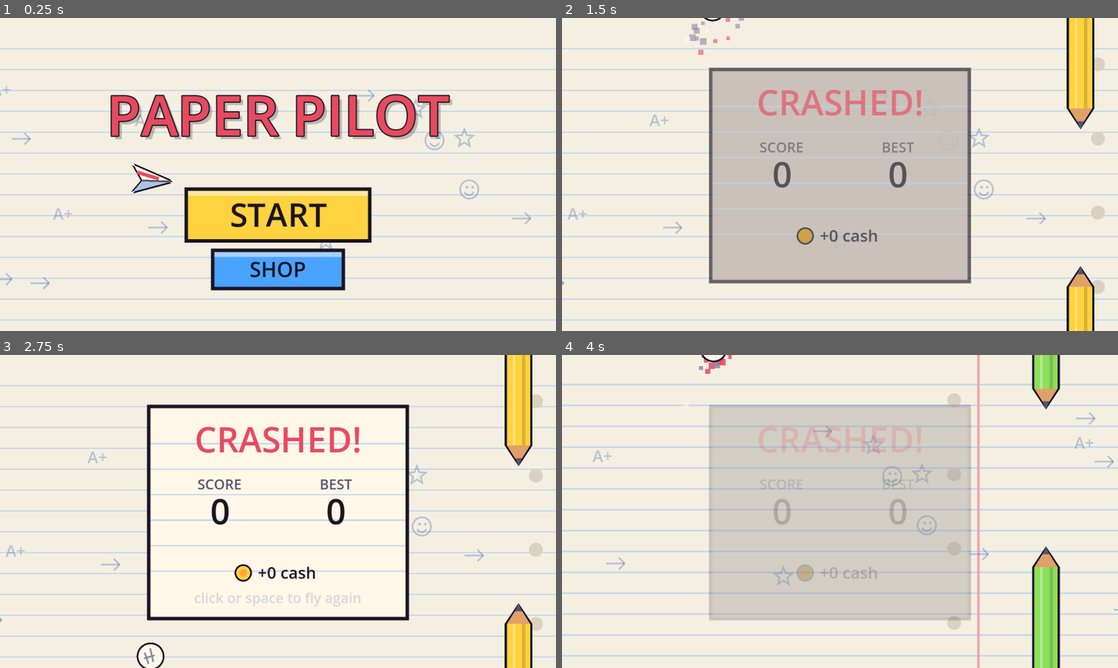
Above: before the commit, frames 1-4 (two rows, left to right).
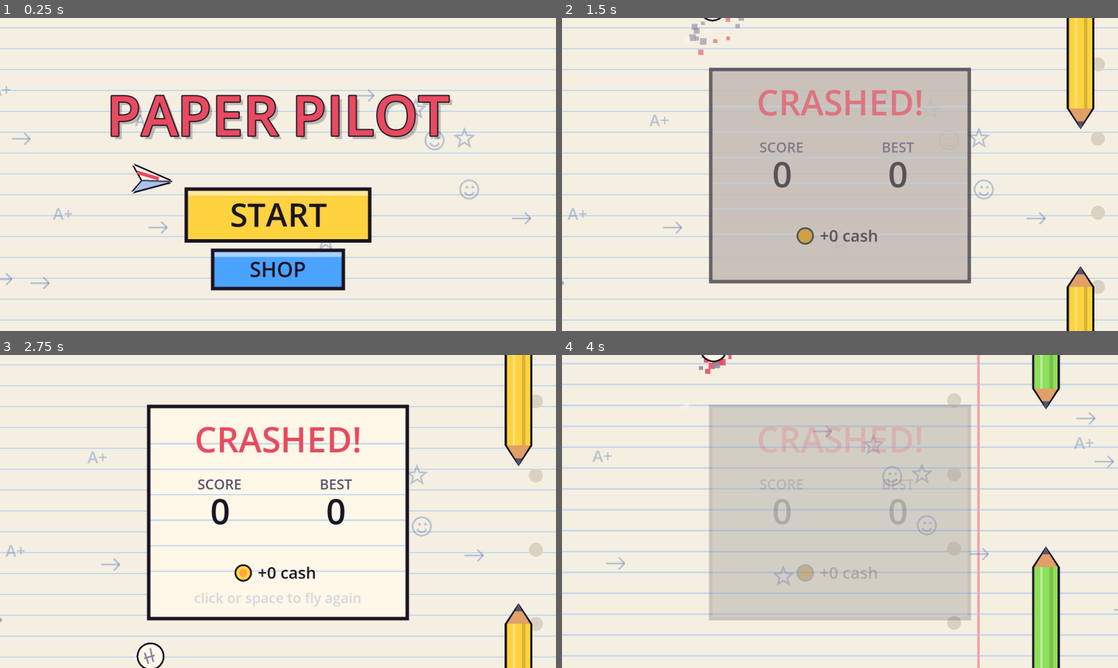
Above: after the commit, the same moments.

Repository: unityguy45/Just-a-classic-normal-game
Game: Godot game, scene res://main.tscn
Same seed, same stepped clock (60 frames per second), same inputs: the game is played once before the commit and once after it.
Inputs (mouse positions are in pixels of both pictures, inside the frame that each line leads up to):
- Up to frame 1 (0.25 s): no input
- Up to frame 2 (1.5 s): tap Enter at 0.5, 1.35 s; move the mouse to (812, 237) at 0.52 s; hold Up from 0.53 s (still down); tap Z at 0.6 s; click (812, 237) at 0.67 s; tap Space at 0.77, 1.07 s; move the mouse to (1006, 221) at 1.27 s
- Up to frame 3 (2.75 s): tap Space at 1.52, 1.82 s; move the mouse to (111, 464) at 2.02 s; release Up at 2.03 s; hold Left from 2.03 s (still down); tap P at 2.1 s
- Up to frame 4 (4 s): tap Space at 2.75, 3.02, 3.32, 3.77 s; move the mouse to (867, 511) at 2.77 s; tap M at 2.85 s; click (867, 511) at 2.92 s; move the mouse to (756, 433) at 3.52 s; release Left at 3.53 s; hold Down from 3.53 s (still down); tap Alt at 3.6 s

The runs differ from the first frame. In frame 1, 0.4% of the frame differs, in the area x 0-100%, y 2-4%; in frame 2, 0.4%; in frame 3, 0.4%; in frame 4, 0.6%.

Commit message:
Boss Fight
Added a boss fight

Diff:
--- a/just-a-classic-game/Script/paper_pilot.gd
+++ b/just-a-classic-game/Script/paper_pilot.gd
@@ -27,6 +27,17 @@
 const SHOP_X := 25.0
 const SHOP_Y := 52.0
 const TILE := Vector2(100, 78)
+const ZOOM_OUT := 0.58
+const FOCUS_Y := 50.0
+const SHIP_LOW := -128.0
+const LOCK_TIME := 1.6
+const M_SPEED := 165.0
+const M_TURN := 2.3
+const NAVY := Color("2c3e72")
+const SHIP_HP := 8
+const CANNON_X := [55.0]
+const SILO_X := [-72.0, -32.0, 8.0]
+const NAVY_DARK := Color("1c2850")
 
 var state := "menu"
 var plane_y := H / 2.0
@@ -62,6 +73,31 @@
 var skin := 0
 var coin_pops: Array = []
 var shop_msg := ""
+var policing := false
+var police_amt := 0.0
+var ship_in := 0.0
+var cannon_t := 0.0
+var cannon_angs: Array = [PI / 2.0]
+var fire_q: Array = [-1.0]
+var burst_left := 0
+var booms: Array = []
+var ship_hp := 0
+var ship_flash := 0.0
+var sink_t := 0.0
+var boom_t := 0.0
+var boss_lag := 1.0
+var fx: Array = []
+var police_msg_wait := false
+var shots_left := 0
+var volleys_left := 0
+var bay_open := 0.0
+var lock_t := 0.0
+var missiles: Array = []
+var shells: Array = []
+var npc_msg := ""
+var npc_t := 0.0
+var mass_done := false
+var view := Transform2D.IDENTITY
 var shop_msg_t := 0.0
 var massing := false
 var mass_amt := 0.0
@@ -110,6 +146,25 @@
 	massing = false
 	mass_amt = 0.0
 	erasers.clear()
+	policing = false
+	police_amt = 0.0
+	ship_in = 0.0
+	bay_open = 0.0
+	lock_t = 0.0
+	fire_q = [-1.0]
+	booms.clear()
+	fx.clear()
+	police_msg_wait = false
+	ship_hp = SHIP_HP
+	boss_lag = 1.0
+	ship_flash = 0.0
+	sink_t = 0.0
+	burst_left = 0
+	missiles.clear()
+	shells.clear()
+	npc_msg = ""
+	npc_t = 0.0
+	mass_done = false
 	eraser_t = 1.5
 	since_riser = 0.0
 	var x := W + 40.0
@@ -182,7 +237,8 @@
 			state = "play"
 			_flap()
 		"play":
-			_flap()
+			if lock_t <= 0.0:
+				_flap()
 		"over":
 			if over_t > 0.6:
 				_reset()
@@ -210,6 +266,14 @@
 	if not paused:
 		msg_t = maxf(0.0, msg_t - delta)
 	if paused:
+		queue_redraw()
+		return
+	npc_t += delta
+	if lock_t > 0.0 and state == "play":
+		lock_t -= delta
+		if lock_t <= 0.0:
+			_play("crash", 0.6)
+			shake = 0.3
 		queue_redraw()
 		return
 	var sp := 60.0
@@ -226,6 +290,9 @@
 	fog_amt = move_toward(fog_amt, ftarget, delta * 0.5)
 	var mtarget := 1.0 if massing and (state == "play" or state == "over") else 0.0
 	mass_amt = move_toward(mass_amt, mtarget, delta * 1.5)
+	var ptarget := 1.0 if policing and (state == "play" or state == "over") else 0.0
+	police_amt = move_toward(police_amt, ptarget, delta * 0.8)
+	ship_in = move_toward(ship_in, ptarget, delta * 0.6)
 	if rain_amt > 0.0:
 		var want := int(rain_amt * 140.0)
 		while drops.size() < want:
@@ -255,6 +322,20 @@
 		p[1] *= 0.92
 		p[2] -= delta
 	parts = parts.filter(func(p): return p[2] > 0.0)
+	for b in booms:
+		b[1] += delta
+	booms = booms.filter(func(b): return b[1] < 0.55)
+	for f in fx:
+		f[2] += delta
+		f[0] += f[1] * delta
+		if f[5] == 1:
+			f[1] = f[1] * 0.94 + Vector2(0, -22.0 * delta)
+		elif f[5] == 0:
+			f[1] = f[1] * 0.9
+	fx = fx.filter(func(f): return f[2] < f[3])
+	ship_flash = maxf(0.0, ship_flash - delta * 4.0)
+	if ship_flash <= 0.0:
+		boss_lag = move_toward(boss_lag, float(maxi(ship_hp, 0)) / SHIP_HP, delta * 0.5)
 	for p in pops:
 		p[0].y -= 30.0 * delta
 		p[2] -= delta
@@ -272,19 +353,25 @@
 		p[0] -= sp * delta
 		if p[5]:
 			p[6] += delta * 1.6
-		if p[7] == 2 and p[0] < PLANE_X + 230:
+		if (p[7] == 2 or p[7] == 4) and p[0] < PLANE_X + 250:
 			p[9] = move_toward(p[9], p[10], 170.0 * delta)
-	while pencils.back()[0] < W + 40:
+	while pencils.back()[0] < _view_right() + 40:
 		var last: Array = pencils.back()
 		if massing:
 			if last[7] == 0:
 				_add_row(last[0] + _spacing())
 			else:
 				_add_row(last[0] + PENCIL_W + 2)
+		elif policing:
+			if last[7] == 0:
+				_add_floor(last[0] + _spacing())
+			else:
+				_add_floor(last[0] + PENCIL_W + 2)
 		else:
 			_add_pencil(last[0] + (_spacing() if last[7] == 0 else _spacing() + 20))
 	_update_erasers(delta, sp)
-	if pencils[0][0] < -60:
+	_update_police(delta)
+	if pencils[0][0] < _view_left() - 60:
 		pencils.pop_front()
 	vel += GRAVITY * (1.0 + 0.5 * rain_amt) * delta
 	vel = minf(vel, 520.0 + 120.0 * rain_amt)
@@ -292,7 +379,7 @@
 	for p in pencils:
 		if not p[3] and p[0] + PENCIL_W < PLANE_X - 10:
 			p[3] = true
-			if p[7] == 1:
+			if p[7] == 1 or p[7] == 3:
 				continue
 			score += 1
 			_play("point", 1.0 + (score % 5) * 0.06)
@@ -303,17 +390,222 @@
 				_play("level", 1.0)
 				pops.append([Vector2(W / 2.0, H / 2.0 - 40), "%d!" % score, 1.0])
 			_rain_check()
-	if plane_y > H - 6 or plane_y < 4:
+	if plane_y > H - 6 or plane_y < _ceiling():
 		_crash()
 		return
 	for p in pencils:
 		if _hit(p):
+			_crash()
+			return
+	for m in missiles:
+		if m[0].distance_to(Vector2(PLANE_X, plane_y)) < 11.0:
+			_crash()
+			return
+	for sh in shells:
+		if sh[0].distance_to(Vector2(PLANE_X, plane_y)) < 8.0:
 			_crash()
 			return
 	for e in erasers:
 		if e[4] <= 0.0 and e[0].distance_to(Vector2(PLANE_X, plane_y)) < 13.0:
 			_crash()
 			return
+
+
+func _add_floor(x: float) -> void:
+	var col: Color = [YELLOW, BLUE, PINK, LIME, ORANGE].pick_random()
+	since_riser += PENCIL_W + 2
+	var kind := 3
+	var ext := 0.0
+	if since_riser > 130.0 and (randf() < 0.13 or since_riser > 250.0):
+		kind = 4
+		ext = randf_range(50.0, 110.0)
+		since_riser = 0.0
+	pencils.append([x, H / 2.0, 0.0, false, col, false, 0.0, kind, 1, 0.0, ext])
+
+
+func _zoom() -> float:
+	return lerpf(1.0, ZOOM_OUT, smoothstep(0.0, 1.0, police_amt))
+
+
+func _view_right() -> float:
+	return W / 2.0 + W / 2.0 / _zoom()
+
+
+func _view_left() -> float:
+	return W / 2.0 - W / 2.0 / _zoom()
+
+
+func _ship_bottom() -> float:
+	return SHIP_LOW - (1.0 - smoothstep(0.0, 1.0, ship_in)) * 150.0
+
+
+func _ceiling() -> float:
+	return lerpf(4.0, SHIP_LOW + 6.0, smoothstep(0.0, 1.0, police_amt))
+
+
+func _cannon_pos(i: int) -> Vector2:
+	return Vector2(CANNON_X[i], _ship_bottom() + 2)
+
+
+func _bay_pos(i: int) -> Vector2:
+	return Vector2(SILO_X[i], _ship_bottom() - 13)
+
+
+func _blocked(pos: Vector2) -> bool:
+	if pos.y > H - EDGE:
+		return true
+	for p in pencils:
+		if pos.x + 4 > p[0] and pos.x - 4 < p[0] + PENCIL_W:
+			var b := _bounds(p)
+			if pos.y < b.x or pos.y > b.y:
+				return true
+	return false
+
+
+func _update_police(delta: float) -> void:
+	if police_msg_wait:
+		for p in pencils:
+			if p[7] >= 3 and p[0] < PLANE_X:
+				police_msg_wait = false
+				npc_msg = "This is the Sky Police! You are flying illegally. Land now or be destroyed!"
+				npc_t = 0.0
+				break
+	for i in CANNON_X.size():
+		var cpos := _cannon_pos(i)
+		var aim := Vector2(PLANE_X, plane_y) - cpos
+		if fire_q[i] < 0.0:
+			cannon_angs[i] = lerp_angle(cannon_angs[i], aim.angle(), clampf(5.0 * delta, 0.0, 1.0))
+		if fire_q[i] >= 0.0:
+			fire_q[i] -= delta
+			if fire_q[i] < 0.0:
+				var dir := Vector2.from_angle(cannon_angs[i])
+				shells.append([cpos + dir * 24.0, dir * 165.0])
+				_play("crash", 2.2)
+				parts.append([cpos + dir * 24.0, Vector2.ZERO, 0.2, 0.2, ORANGE, 9.0])
+				burst_left -= 1
+				if burst_left > 0:
+					fire_q[i] = 0.22
+	if policing and volleys_left > 0 and ship_in > 0.97:
+		if shots_left > 0:
+			bay_open = move_toward(bay_open, 0.0, delta * 1.5)
+			cannon_t -= delta
+			if cannon_t <= 0.0:
+				cannon_t = randf_range(2.4, 3.0)
+				shots_left -= 1
+				fire_q[0] = 1.0
+				burst_left = 1
+				cannon_angs[0] = (Vector2(PLANE_X, plane_y) - _cannon_pos(0)).angle()
+		else:
+			bay_open = move_toward(bay_open, 1.0, delta * 1.5)
+			if bay_open >= 1.0 and missiles.is_empty():
+				_start_lock()
+	else:
+		bay_open = move_toward(bay_open, 0.0, delta * 1.5)
+	var keep: Array = []
+	for sh in shells:
+		sh[0] += sh[1] * delta
+		if _blocked(sh[0]) or sh[0].x < _view_left() - 20 or sh[0].y > H + 40:
+			if sh[0].y < H + 30:
+				_boom(sh[0], 8.0)
+			continue
+		keep.append(sh)
+	shells = keep
+	var mk: Array = []
+	for m in missiles:
+		var pos: Vector2 = m[0]
+		var v: Vector2 = m[1]
+		var want := (Vector2(PLANE_X, plane_y) - pos).angle()
+		var ang := v.angle()
+		ang += clampf(wrapf(want - ang, -PI, PI), -M_TURN * delta, M_TURN * delta)
+		m[1] = Vector2.from_angle(ang) * M_SPEED
+		m[0] = pos + m[1] * delta
+		m[2] -= delta
+		var back := Vector2.from_angle(m[1].angle() + PI)
+		fx.append([pos + back * 8.0, back * 12.0 + Vector2(randf_range(-6, 6), randf_range(-6, 6)), 0.0, randf_range(0.7, 1.0), randf_range(2.5, 3.5), 1])
+		if m[2] < 5.8 and m[0].y < _ship_bottom() + 2.0 and m[0].x > -160.0 and m[0].x < 450.0 and ship_hp > 0:
+			_boom(m[0], 28.0)
+			_ship_hit()
+			continue
+		if _blocked(m[0]) or m[2] <= 0.0:
+			_boom(m[0])
+			continue
+		mk.append(m)
+	missiles = mk
+	if sink_t > 0.0:
+		sink_t -= delta
+		boom_t -= delta
+		if boom_t <= 0.0:
+			boom_t = 0.12
+			_boom(Vector2(randf_range(-90, 420), _ship_bottom() - randf_range(0, 30)), randf_range(14, 26))
+	if policing and volleys_left <= 0 and missiles.is_empty():
+		policing = false
+		npc_msg = "Out of ammo... Don't worry, we'll get 'em next time."
+		npc_t = 0.0
+		_earn(25)
+
+
+func _boom(pos: Vector2, size: float = 14.0) -> void:
+	booms.append([pos, 0.0, size])
+	shake = maxf(shake, 0.15 + size * 0.008)
+	_play("crash", 1.5)
+	var sc := size / 14.0
+	for i in int(9 * sc) + 3:
+		var a := randf() * TAU
+		fx.append([pos + Vector2.from_angle(a) * randf_range(0, 6) * sc, Vector2.from_angle(a) * randf_range(20, 70) * sc, 0.0, randf_range(0.35, 0.6), randf_range(4, 8) * sc, 0])
+	for i in int(6 * sc) + 2:
+		var a2 := randf() * TAU
+		fx.append([pos + Vector2.from_angle(a2) * randf_range(2, 10) * sc, Vector2.from_angle(a2) * randf_range(10, 35) * sc + Vector2(0, -15), 0.0, randf_range(0.8, 1.3), randf_range(4, 7) * sc, 1])
+	for i in int(10 * sc) + 4:
+		var a3 := randf() * TAU
+		fx.append([pos, Vector2.from_angle(a3) * randf_range(120, 260), 0.0, randf_range(0.2, 0.4), 2.0, 2])
+	for i in int(6 * sc):
+		var a4 := randf() * TAU
+		parts.append([pos, Vector2.from_angle(a4) * randf_range(60, 150), 0.6, 0.6, [INK, GREY_DARK].pick_random(), randf_range(2, 4)])
+
+
+func _ship_hit() -> void:
+	ship_hp -= 1
+	ship_flash = 1.0
+	if ship_hp == SHIP_HP - 1:
+		npc_msg = "Hey! Watch where you're pointing those!"
+		npc_t = 0.0
+	if ship_hp <= 0 and policing:
+		policing = false
+		sink_t = 1.8
+		missiles.clear()
+		shells.clear()
+		npc_msg = "Mayday! Mayday! We're hit! Retreat, retreat!"
+		npc_t = 0.0
+		flash = 1.0
+		_earn(50)
+
+
+func _start_lock() -> void:
+	volleys_left -= 1
+	shots_left = randi_range(3, 5)
+	cannon_t = 2.2
+	lock_t = LOCK_TIME
+	_play("level", 0.6)
+	var target := Vector2(PLANE_X, plane_y)
+	var n := 3 + (2 - volleys_left) * 2
+	for i in n:
+		var bp := _bay_pos(i % SILO_X.size())
+		var direct := (target - bp).angle()
+		var angs: Array = [direct, randf_range(-0.25, 0.3), randf_range(0.5, 1.0), randf_range(1.2, 1.5), direct - 0.5]
+		var v := Vector2.from_angle(angs[i % angs.size()] + randf_range(-0.15, 0.15) * float(i / angs.size())) * M_SPEED
+		var path := PackedVector2Array()
+		var sp := bp
+		var sv := v
+		for k in 160:
+			path.append(sp)
+			var a := sv.angle()
+			a += clampf(wrapf((target - sp).angle() - a, -PI, PI), -M_TURN / 30.0, M_TURN / 30.0)
+			sv = Vector2.from_angle(a) * M_SPEED
+			sp += sv / 30.0
+			if sp.distance_to(target) < 8.0 or sp.y > H - EDGE:
+				path.append(sp)
+				break
+		missiles.append([bp, v, 6.5, path])
 
 
 func _add_row(x: float) -> void:
@@ -361,16 +653,32 @@
 			raining = true
 		elif pending == "fog":
 			fogging = true
+		elif pending == "police":
+			policing = true
+			since_riser = 0.0
+			volleys_left = 3
+			shots_left = randi_range(3, 5)
+			cannon_t = 2.5
 		else:
 			massing = true
+			mass_done = true
 			since_riser = 0.0
 			rain_left = randi_range(8, 12)
 			flash = 1.0
 			shake = 0.4
 		pending = ""
 		return
+	if policing:
+		return
 	var nxt := score + 1
-	if nxt == 50 and not massing:
+	if nxt == 10:
+		raining = false
+		fogging = false
+		massing = false
+		pending = "police"
+		police_msg_wait = true
+		return
+	if nxt >= 50 and not mass_done and not massing:
 		raining = false
 		fogging = false
 		pending = "mass"
@@ -403,6 +711,11 @@
 
 
 func _bounds(p: Array) -> Vector2:
+	if p[7] >= 3:
+		var fb := H - EDGE
+		if p[7] == 4:
+			fb -= p[9]
+		return Vector2(-9999.0, fb)
 	if p[7] != 0:
 		var top := EDGE
 		var bot := H - EDGE
@@ -447,48 +760,88 @@
 	_save_best()
 
 
+func _wt(pos: Vector2, rot: float) -> void:
+	draw_set_transform_matrix(view * Transform2D(rot, pos))
+
+
 func _draw() -> void:
+	var z := _zoom()
+	var focus := Vector2(W / 2.0, lerpf(H / 2.0, FOCUS_Y, smoothstep(0.0, 1.0, police_amt)))
+	view = Transform2D(0.0, Vector2(z, z), 0.0, Vector2(W / 2.0, H / 2.0) - focus * z)
 	var so := Vector2(randf_range(-1, 1), randf_range(-1, 1)) * shake * shake * 8.0
-	draw_set_transform(so)
-	draw_rect(Rect2(-20, -20, W + 40, H + 40), PAPER)
-	var ry := 26.0
-	while ry < H + 20:
-		draw_rect(Rect2(-20, ry, W + 40, 1), RULE)
+	_wt(so, 0.0)
+	draw_rect(Rect2(-500, -500, W + 1000, H + 1000), PAPER)
+	var ry := 26.0 - 18.0 * 30.0
+	while ry < H + 140:
+		draw_rect(Rect2(-300, ry, W + 600, 1), RULE)
 		ry += 18.0
 	var mx := fposmod(60.0 - scroll, W + 120.0) - 60.0
-	draw_rect(Rect2(mx, -20, 2, H + 40), MARGIN)
+	draw_rect(Rect2(mx, -500, 2, H + 1000), MARGIN)
 	for i in 4:
 		draw_circle(Vector2(mx - 20, 40 + i * 64), 6, Color("d9d2c0"))
 	for d in doodles:
 		_doodle(d[0], d[1])
 	if state != "menu":
 		for p in pencils:
-			if p[0] > -60 and p[0] < W + 20:
+			if p[0] > _view_left() - 60 and p[0] < _view_right() + 20:
 				_pencil(p)
 	for p in parts:
 		var a: float = p[2] / p[3]
 		draw_rect(Rect2(p[0] - Vector2.ONE * p[5] / 2.0, Vector2.ONE * p[5]), Color(p[4], a))
+	for f in fx:
+		if f[5] == 1:
+			var k1: float = f[2] / f[3]
+			var r1: float = f[4] * (0.7 + k1 * 1.3)
+			draw_circle(f[0], r1 + 1.2, Color(INK, 0.25 * (1.0 - k1)))
+			draw_circle(f[0], r1, Color(Color("cfc9bb"), 0.75 * (1.0 - k1)))
+	for b in booms:
+		var k: float = b[1] / 0.55
+		var sz: float = b[2]
+		if k < 0.25:
+			draw_circle(b[0], sz * (1.2 + k * 2.0), Color(WHITE, 0.9 * (1.0 - k * 4.0)))
+		draw_arc(b[0], sz * (0.8 + k * 2.4), 0.0, TAU, 32, Color(INK, 0.7 * (1.0 - k)), 2.5 * (1.0 - k) + 0.5)
+	for f in fx:
+		var k2: float = f[2] / f[3]
+		if f[5] == 0:
+			var r2: float = f[4] * (1.0 - k2 * 0.7)
+			var col: Color = YELLOW.lerp(ORANGE, minf(k2 * 2.0, 1.0)).lerp(RED, maxf(k2 * 2.0 - 1.0, 0.0))
+			draw_circle(f[0], r2 + 1.5, Color(INK, 0.8 * (1.0 - k2)))
+			draw_circle(f[0], r2, Color(col, 1.0 - k2 * 0.5))
+			draw_circle(f[0] + Vector2(-r2 * 0.25, -r2 * 0.25), r2 * 0.45, Color(Color("fff3c0"), 0.8 * (1.0 - k2)))
+		elif f[5] == 2:
+			var tail: Vector2 = f[1] * 0.035
+			draw_line(f[0], f[0] - tail, Color(YELLOW, 1.0 - k2), 2.0)
+			draw_line(f[0], f[0] - tail * 0.4, Color(WHITE, 1.0 - k2), 1.5)
 	for e in erasers:
 		if e[4] > 0.0:
 			_warn_path(e)
 		else:
 			_eraser(e[0], e[2])
+	for sh in shells:
+		draw_circle(sh[0], 5.0, INK)
+		draw_circle(sh[0], 3.5, GREY_DARK)
+	for m in missiles:
+		_missile(m[0], m[1].angle())
+	if ship_in > 0.0:
+		_police_ship()
 	if state != "shop":
 		_plane(Vector2(PLANE_X, plane_y) + so)
+	if lock_t > 0.0:
+		_draw_lock()
 	if rain_amt > 0.0:
-		draw_rect(Rect2(-20, -20, W + 40, H + 40), Color(0.2, 0.25, 0.35, 0.22 * rain_amt))
+		draw_rect(Rect2(-500, -500, W + 1000, H + 1000), Color(0.2, 0.25, 0.35, 0.22 * rain_amt))
 		for d in drops:
 			var dp: Vector2 = d[0]
 			draw_line(dp, dp + Vector2(-d[2] * 0.3, d[2]), Color(0.45, 0.6, 0.85, 0.7 * rain_amt), 1.5)
 	if fog_amt > 0.0:
 		_draw_fog()
-	draw_set_transform(Vector2.ZERO)
 	for p in pops:
 		_text(p[1], p[0], 16 if p[1] == "+1" else 32, BLUE_DARK, true)
 	for c in coin_pops:
 		var ca := clampf(c[2], 0.0, 1.0)
 		_coin(c[0] + Vector2(-16, -5), 6.0, ca)
 		_text(c[1], c[0] + Vector2(6, 0), 16, Color(ORANGE, ca), true, 3, Color(INK, ca))
+	draw_set_transform(Vector2.ZERO)
 	if flash > 0.0:
 		draw_rect(Rect2(0, 0, W, H), Color(1, 1, 1, flash * 0.25))
 	match state:
@@ -504,6 +857,7 @@
 			_cash_box()
 			_scenario_box()
 			_caption()
+			_npc_box()
 		"over":
 			_draw_over()
 	if paused:
@@ -515,23 +869,23 @@
 func _plane(base: Vector2) -> void:
 	var rot := clampf(vel / 500.0, -0.5, 0.8)
 	if state == "over":
-		draw_set_transform(base, crash_rot)
+		_wt(base, crash_rot)
 		draw_circle(Vector2.ZERO, 12, INK)
 		draw_circle(Vector2.ZERO, 10.5, WHITE)
 		draw_line(Vector2(-5, -3), Vector2(3, 2), GREY, 1.5)
 		draw_line(Vector2(-2, 5), Vector2(5, -5), GREY, 1.5)
 		draw_line(Vector2(-6, 3), Vector2(-1, -6), GREY, 1.5)
-		draw_set_transform(Vector2.ZERO)
+		_wt(Vector2.ZERO, 0.0)
 		return
 	var top := PackedVector2Array([Vector2(18, 0), Vector2(-15, -13), Vector2(-7, 0)])
 	var under := PackedVector2Array([Vector2(18, 0), Vector2(-7, 0), Vector2(-15, 10)])
 	for o in [Vector2(-1.5, 0), Vector2(1.5, 0), Vector2(0, -1.5), Vector2(0, 1.5)]:
-		draw_set_transform(base + o, rot)
+		_wt(base + o, rot)
 		draw_colored_polygon(top, INK)
 		draw_colored_polygon(under, INK)
-	draw_set_transform(base, rot)
+	_wt(base, rot)
 	_plane_paint(skin)
-	draw_set_transform(Vector2.ZERO)
+	_wt(Vector2.ZERO, 0.0)
 
 
 func _plane_paint(id: int) -> void:
@@ -571,13 +925,150 @@
 	var top: float = floor(b.x)
 	var bot: float = floor(b.y)
 	var col: Color = p[4]
-	_pencil_body(x, -20.0, top - 18, col)
-	_pencil_tip(x, top - 18, 1)
-	_pencil_body(x, bot + 18, H + 20.0, col)
+	if top > -500.0:
+		_pencil_body(x, -220.0, top - 18, col)
+		_pencil_tip(x, top - 18, 1)
+	_pencil_body(x, bot + 18, H + 160.0, col)
 	_pencil_tip(x, bot + 18, -1)
 	if p[5]:
 		draw_rect(Rect2(x + 6, top - 40, 12, 3), Color(INK, 0.3))
 		draw_rect(Rect2(x + 6, bot + 37, 12, 3), Color(INK, 0.3))
+
+
+func _police_ship() -> void:
+	var b := _ship_bottom()
+	var hull := PackedVector2Array([Vector2(-180, -520), Vector2(450, -520), Vector2(450, b - 34), Vector2(430, b - 10), Vector2(400, b), Vector2(-110, b), Vector2(-160, b - 10), Vector2(-180, b - 34)])
+	var outl := PackedVector2Array()
+	for v in hull:
+		outl.append(v + (v - Vector2(100, b - 120)).normalized() * 3.0)
+	draw_colored_polygon(outl, INK)
+	draw_colored_polygon(hull, NAVY)
+	var dmg := 1.0 - float(ship_hp) / SHIP_HP
+	for i in int(dmg * 8.0):
+		var cx := -60.0 + i * 55.0
+		draw_line(Vector2(cx, b - 2), Vector2(cx + 9, b - 12), INK, 2.0)
+		draw_line(Vector2(cx + 9, b - 12), Vector2(cx + 4, b - 18), INK, 2.0)
+		if randf() < 0.3:
+			parts.append([Vector2(cx + 5, b - 4), Vector2(randf_range(-8, 8), randf_range(10, 30)), 0.5, 0.5, GREY, 4.0])
+	if ship_flash > 0.0:
+		draw_colored_polygon(hull, Color(1, 1, 1, ship_flash * 0.6))
+	draw_rect(Rect2(-160, b - 30, 610, 10), WHITE)
+	for i in 76:
+		if i % 2 == 0:
+			draw_rect(Rect2(-160 + i * 8, b - 30, 8, 5), BLUE_DARK)
+		else:
+			draw_rect(Rect2(-160 + i * 8, b - 25, 8, 5), BLUE_DARK)
+	draw_rect(Rect2(-160, b - 31, 610, 1.5), INK)
+	draw_rect(Rect2(-160, b - 20, 610, 1.5), INK)
+	var on := fmod(t * 3.0, 1.0) < 0.5
+	draw_circle(Vector2(-100, b + 1), 6.0, INK)
+	draw_circle(Vector2(-100, b + 1), 4.5, RED if on else Color("6e2a2a"))
+	draw_circle(Vector2(390, b + 1), 6.0, INK)
+	draw_circle(Vector2(390, b + 1), 4.5, Color("2a3a6e") if on else BLUE)
+	for si in SILO_X.size():
+		var bp := _bay_pos(si)
+		draw_circle(bp, 15.0, INK)
+		draw_circle(bp, 12.5, Color("0c0c14"))
+		var dw := 12.5 * (1.0 - bay_open)
+		draw_rect(Rect2(bp.x - 12.5, bp.y - 12, dw, 24), NAVY_DARK)
+		draw_rect(Rect2(bp.x + 12.5 - dw, bp.y - 12, dw, 24), NAVY_DARK)
+		draw_arc(bp, 14.0, 0.0, TAU, 28, INK, 3.0)
+	for i in CANNON_X.size():
+		var cp := _cannon_pos(i)
+		var ang: float = cannon_angs[i]
+		var dir := Vector2.from_angle(ang)
+		_quad(cp + dir * 13.0, Vector2(26, 11), ang, INK)
+		_quad(cp + dir * 13.0, Vector2(23, 7), ang, GREY_DARK)
+		draw_circle(cp, 11.0, INK)
+		draw_circle(cp, 9.0, GREY)
+		draw_circle(cp, 3.0, INK)
+		if fire_q[i] >= 0.0:
+			var g := 0.5 + 0.5 * sin(t * 30.0)
+			draw_circle(cp + dir * 26.0, 5.0 + g * 2.0, Color(RED, 0.5 + 0.4 * g))
+			var s0 := cp + dir * 26.0
+			var s1 := cp + dir * 700.0
+			var n := dir.orthogonal() * 6.0
+			var blink := 0.55 + 0.45 * sin(t * 18.0)
+			var lane := PackedVector2Array([s0 + n, s1 + n, s1 - n, s0 - n])
+			draw_colored_polygon(lane, Color(RED, 0.12 * blink))
+			lane.append(s0 + n)
+			draw_polyline(lane, Color(RED, 0.9 * blink), 2.0)
+
+
+func _missile(c: Vector2, rot: float) -> void:
+	_quad(c, Vector2(16, 7), rot, INK)
+	_quad(c, Vector2(13, 4.5), rot, WHITE)
+	_quad(c + Vector2(5, 0).rotated(rot), Vector2(4, 4.5), rot, RED)
+	_quad(c + Vector2(-6, 0).rotated(rot), Vector2(4, 10), rot, INK)
+	var fl := 0.6 + 0.4 * sin(t * 40.0)
+	draw_circle(c + Vector2(-10, 0).rotated(rot), 2.5 * fl + 1.0, ORANGE)
+
+
+func _draw_lock() -> void:
+	draw_rect(Rect2(-500, -500, W + 1000, H + 1000), Color(0.42, 0.42, 0.45, 0.6))
+	var prog := clampf(1.0 - lock_t / LOCK_TIME, 0.0, 1.0)
+	var draw_p := clampf(prog * 1.6, 0.0, 1.0)
+	for m in missiles:
+		var path: PackedVector2Array = m[3]
+		var n := int(path.size() * draw_p)
+		var i := 0
+		while i < n - 2:
+			draw_line(path[i], path[i + 2], RED, 2.0)
+			i += 4
+		if n > 1:
+			draw_circle(path[n - 1], 2.5, RED)
+	var c := Vector2(PLANE_X, plane_y)
+	var r := lerpf(34.0, 16.0, minf(prog * 2.0, 1.0))
+	var col := Color(RED, 0.9)
+	draw_arc(c, r, 0.0, TAU, 40, col, 2.0)
+	draw_arc(c, r * 0.35, 0.0, TAU, 20, col, 1.5)
+	for k in 4:
+		var d := Vector2.from_angle(k * PI / 2.0 + t * 0.8)
+		draw_line(c + d * (r * 0.5), c + d * (r + 8.0), col, 2.0)
+	for k in 8:
+		var d2 := Vector2.from_angle(k * PI / 4.0 + PI / 8.0 + t * 0.8)
+		draw_line(c + d2 * (r - 3.0), c + d2 * r, col, 1.5)
+
+
+func _wrap(text: String, width: float, size: int) -> Array:
+	var lines: Array = []
+	var cur := ""
+	for word in text.split(" "):
+		var test := word if cur == "" else cur + " " + word
+		if font.get_string_size(test, HORIZONTAL_ALIGNMENT_LEFT, -1, size).x > width and cur != "":
+			lines.append(cur)
+			cur = word
+		else:
+			cur = test
+	if cur != "":
+		lines.append(cur)
+	return lines
+
+
+func _npc_box() -> void:
+	if npc_msg == "" or npc_t > 6.0:
+		return
+	var a := clampf(minf(npc_t * 4.0, (6.0 - npc_t) * 2.0), 0.0, 1.0)
+	var box := Rect2(10, H - 64 - 30.0 * smoothstep(0.0, 1.0, police_amt), W - 20, 54)
+	draw_rect(box.grow(2), Color(INK, a))
+	draw_rect(box, Color(WHITE, a))
+	var pr := Rect2(box.position + Vector2(6, 6), Vector2(42, 42))
+	draw_rect(pr.grow(2), Color(INK, a))
+	draw_rect(pr, Color("cfe0f5", a))
+	var hc := pr.position + Vector2(21, 17)
+	draw_rect(Rect2(pr.position + Vector2(8, 26), Vector2(26, 16)), Color(NAVY, a))
+	draw_circle(pr.position + Vector2(21, 30), 13.0, Color(NAVY, a))
+	draw_rect(Rect2(pr.position + Vector2(19, 30), Vector2(4, 12)), Color(YELLOW, a))
+	draw_circle(hc, 8.0, Color("f2c9a0", a))
+	draw_rect(Rect2(hc + Vector2(-9, -9), Vector2(18, 5)), Color(NAVY_DARK, a))
+	draw_rect(Rect2(hc + Vector2(-11, -5), Vector2(22, 2)), Color(INK, a))
+	draw_circle(hc + Vector2(-3, 1), 1.2, Color(INK, a))
+	draw_circle(hc + Vector2(3, 1), 1.2, Color(INK, a))
+	_text("SKY POLICE", box.position + Vector2(58, 15), 11, Color(BLUE_DARK, a), false)
+	var shown := npc_msg.substr(0, int(npc_t * 45.0))
+	var lines := _wrap(shown, box.size.x - 66, 12)
+	for i in mini(lines.size(), 2):
+		_text(lines[i], box.position + Vector2(58, 31 + i * 15), 12, Color(INK, a), false)
 
 
 func _warn_path(e: Array) -> void:
@@ -665,8 +1156,9 @@
 
 
 func _cash_box() -> void:
-	_coin(Vector2(18, 18), 7.0, 1.0)
-	_text(str(cash), Vector2(30, 24), 16, WHITE, false, 3)
+	var y := 18.0 + 52.0 * smoothstep(0.0, 1.0, police_amt)
+	_coin(Vector2(18, y), 7.0, 1.0)
+	_text(str(cash), Vector2(30, y + 6), 16, WHITE, false, 3)
 
 
 func _start_btn() -> Rect2:
@@ -805,7 +1297,7 @@
 
 
 func _scenario_box() -> void:
-	var amt := maxf(maxf(rain_amt, fog_amt), mass_amt)
+	var amt := maxf(maxf(rain_amt, fog_amt), maxf(mass_amt, police_amt))
 	if amt <= 0.0:
 		return
 	var a := clampf(amt * 1.5, 0.0, 1.0)
@@ -817,7 +1309,9 @@
 	var blink := 0.8 + 0.2 * sin(t * 6.0)
 	_text("SCENARIO ACTIVE", r.position + Vector2(64, 17), 11, Color(RED, a * blink), true)
 	var label := "RAIN"
-	if mass_amt > 0.0:
+	if police_amt > 0.0:
+		label = "SKY POLICE"
+	elif mass_amt > 0.0:
 		label = "MASS RESET"
 	elif fog_amt > rain_amt:
 		label = "FOG"
@@ -826,6 +1320,25 @@
 
 func _score_box() -> void:
 	_text(str(score), Vector2(W / 2.0, 44), 36, WHITE, true, 5)
+	if police_amt > 0.0 and (ship_hp > 0 or sink_t > 0.0) and state == "play":
+		_boss_bar(clampf(police_amt * 1.5, 0.0, 1.0))
+
+
+func _boss_bar(a: float) -> void:
+	var r := Rect2(W / 2.0 - 120, H - 18, 240, 9)
+	_text("SKY POLICE CRUISER", Vector2(r.position.x, r.position.y - 4), 11, Color(WHITE, a), false, 3, Color(INK, a))
+	_text("%d / %d" % [maxi(ship_hp, 0), SHIP_HP], Vector2(r.end.x - 30, r.position.y - 4), 11, Color(WHITE, a), false, 3, Color(INK, a))
+	draw_rect(r.grow(3), Color(INK, a))
+	draw_rect(r, Color("3a3556", a))
+	var f := float(maxi(ship_hp, 0)) / SHIP_HP
+	draw_rect(Rect2(r.position, Vector2(r.size.x * boss_lag, r.size.y)), Color(WHITE, a * 0.85))
+	draw_rect(Rect2(r.position, Vector2(r.size.x * f, r.size.y)), Color(RED, a))
+	draw_rect(Rect2(r.position, Vector2(r.size.x * f, 3)), Color(1, 1, 1, a * 0.35))
+	for i in range(1, SHIP_HP):
+		var x := r.position.x + r.size.x * i / SHIP_HP
+		draw_rect(Rect2(x - 1, r.position.y, 2, r.size.y), Color(INK, a))
+	if ship_flash > 0.0:
+		draw_rect(r, Color(1, 1, 1, ship_flash * 0.5 * a))
 
 
 func _banner(title: String, sub: String) -> void:
